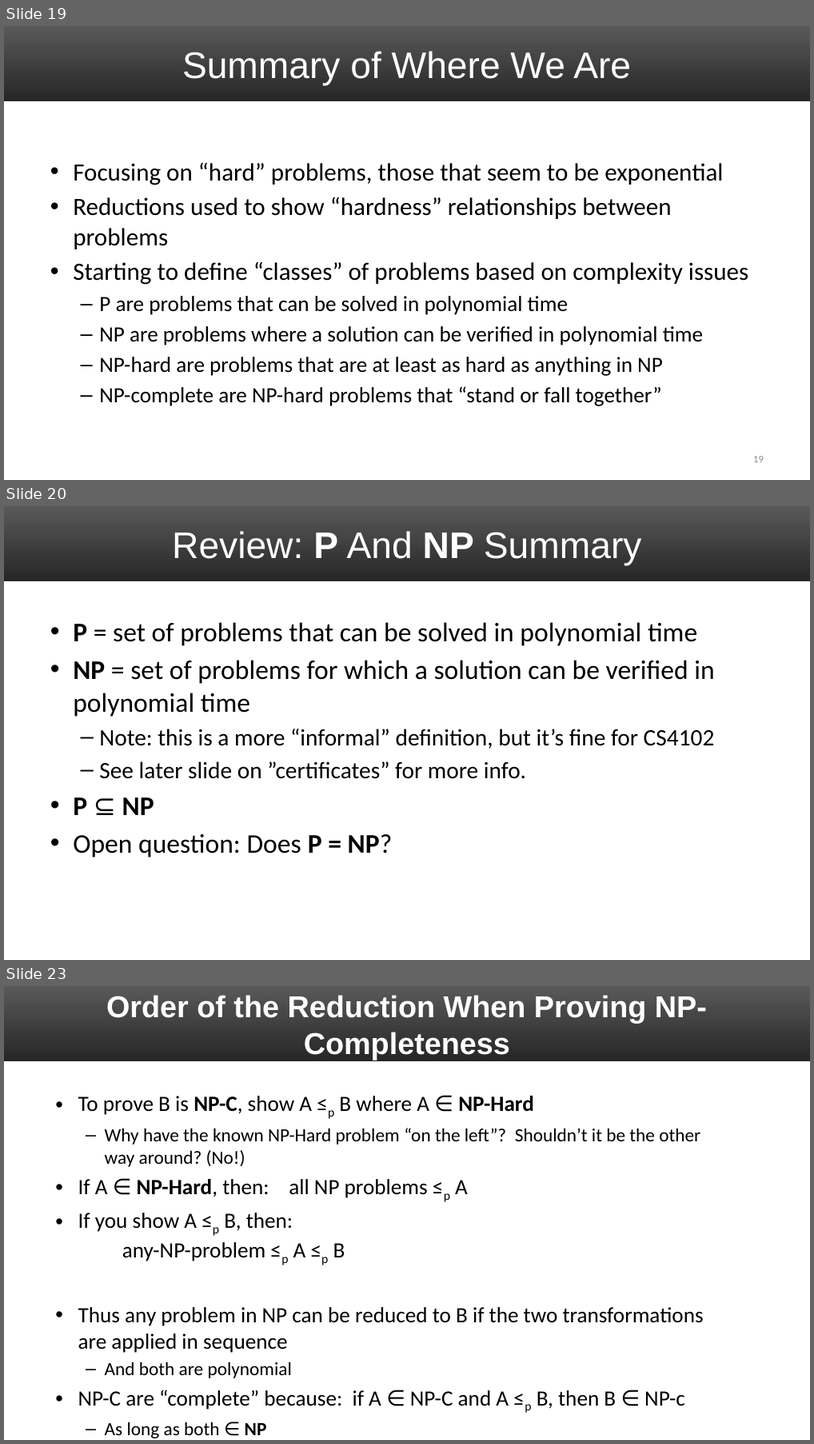
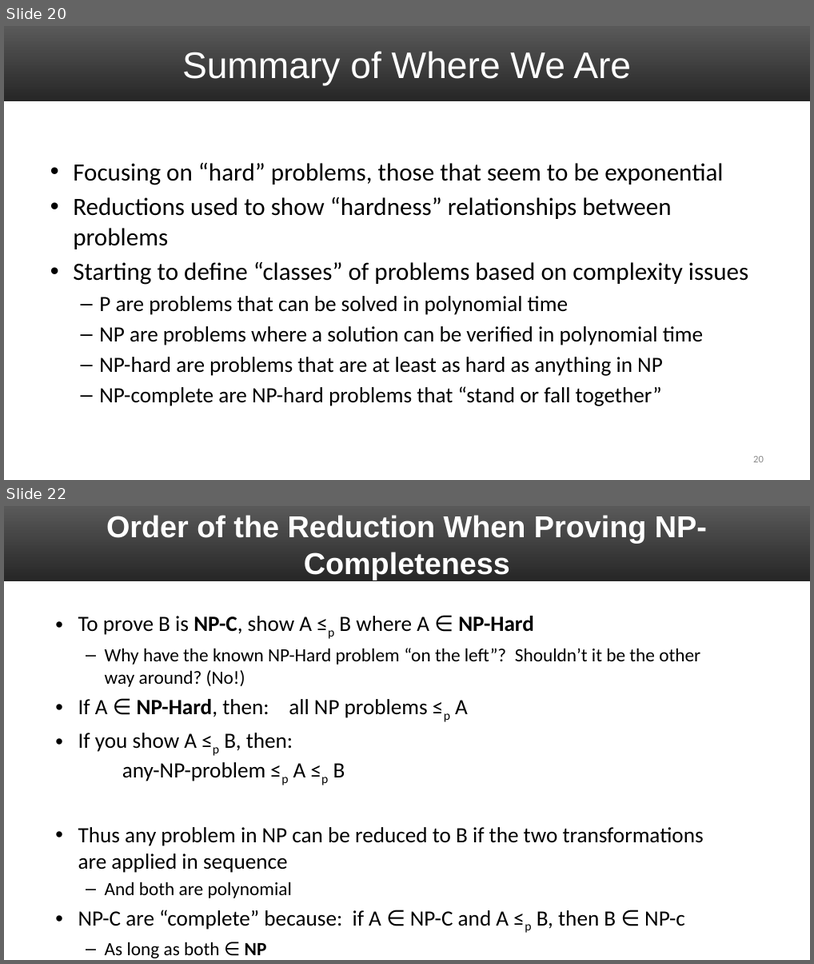
Before and after one commit to markfloryan/dsa2, a slide deck: slides/07-NPCIntro.pptx. Shown one above the other, each under a label of ours: slides 19, 20 and 23 before the commit, slides 20 and 22 after it; the slides between them are not shown. The pictures are 814x1444 and 814x964 pixels, drawn with LibreOffice and Linux fonts; fonts in the diff are those of the drawing. Boxes give left, top, right and bottom in pixels: in the first picture for what was removed or moved away, otherwise in the second. Text is boxed around its words. In the diff, an @@ line names an element or a change of style, - is before the commit and + after.

```diff
--- a/slides/07-NPCIntro.pptx
+++ b/slides/07-NPCIntro.pptx
@@ slide 20 removed at (4,506,810,960), background #FFFFFF; not listed: 1 template element that a slide beside it also shows @@
@@ title removed at (172,531,642,566) @@
-Review: P And NP Summary
@@ text removed at (73,622,715,857) @@
-• P = set of problems that can be solved in polynomial time
-• NP = set of problems for which a solution can be verified in polynomial time
-  – Note: this is a more “informal” definition, but it’s fine for CS4102
-  – See later slide on ”certificates” for more info.
-• P ⊆ NP
-• Open question: Does P = NP?
@@ what was slide 19 is now slide 20 @@
@@ page number at (754,456,764,462): text changed @@
-19
+20
@@ what was slide 23 is now slide 22 @@
```
Also in this commit, not shown: 2 slides changed, 11 slides added, 1 other slide removed, 2 other files.
